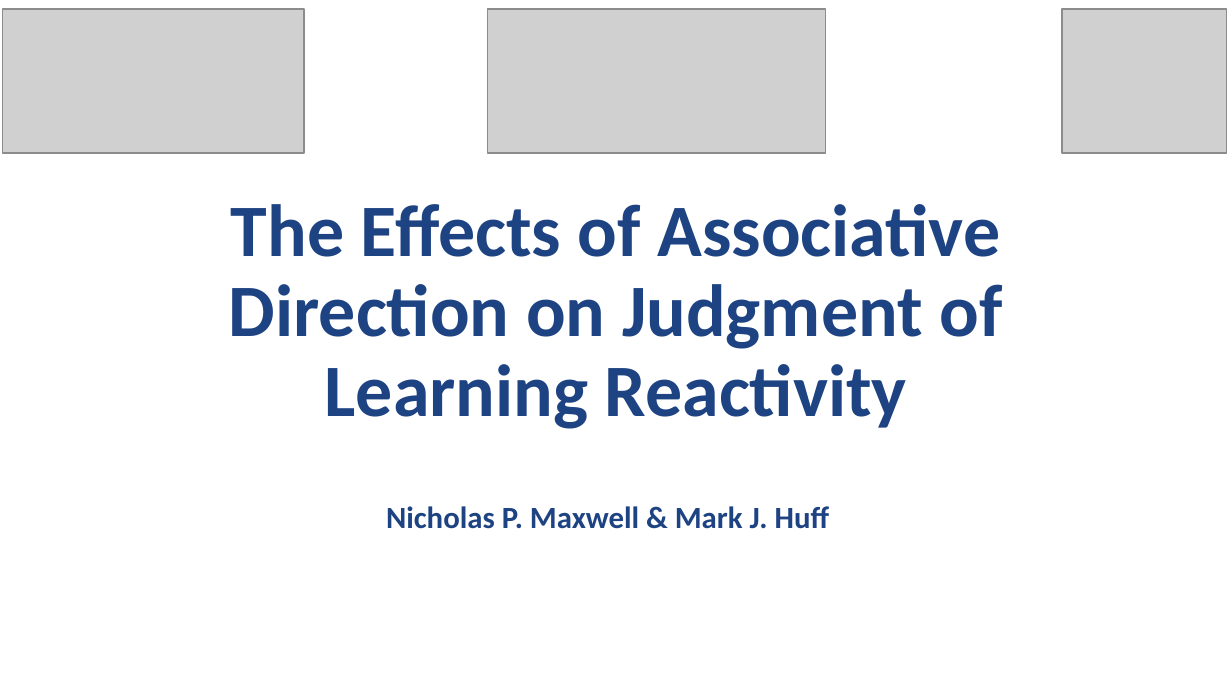
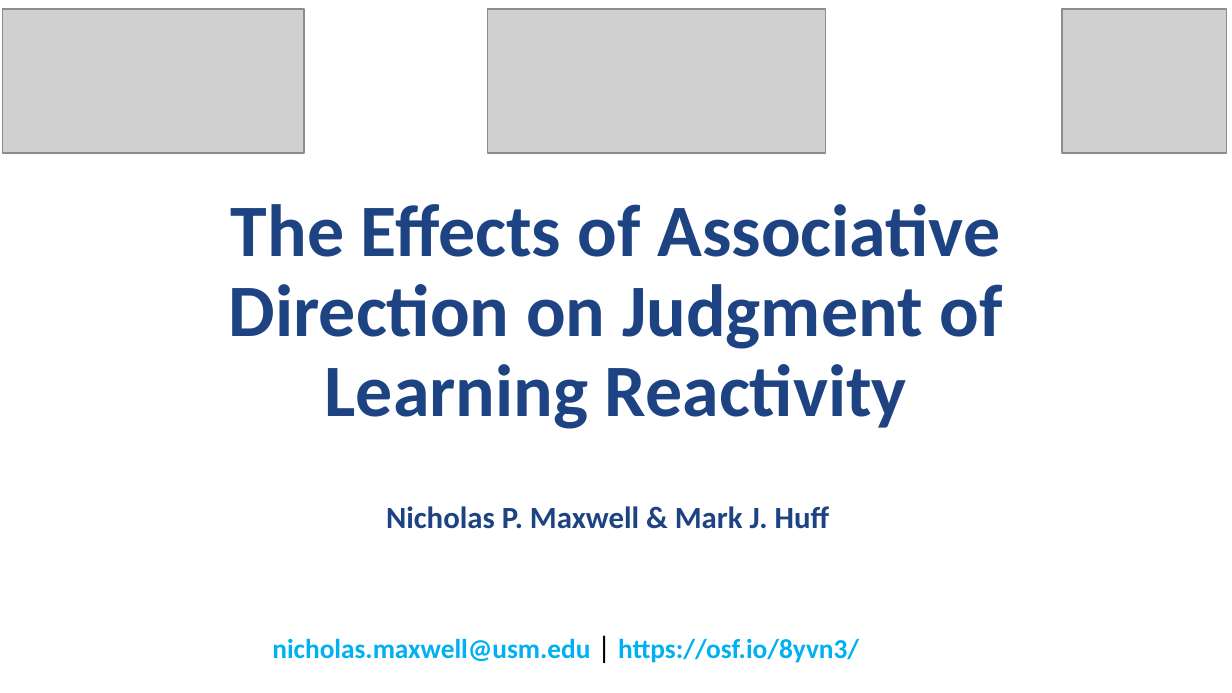
Before and after one commit to npm27/JOL-Reactivity-1, a slide deck: slide 1 of 6 Presentations/JOL Reactivity.pptx. Drawn at 1232x693 pixels with LibreOffice and Linux fonts; fonts in the diff are those of the drawing; grey boxes stand for pictures. Boxes give left, top, right and bottom in pixels: in the first picture for what was removed or moved away, otherwise in the second. Text is boxed around its words. In the diff, an @@ line names an element or a change of style, - is before the commit and + after.

```diff
--- a/6 Presentations/JOL Reactivity.pptx
+++ b/6 Presentations/JOL Reactivity.pptx
@@ text added at bbox=[272, 638, 859, 663], 16 pt, text #00B0F0, bold @@
+nicholas.maxwell@usm.edu | https://osf.io/8yvn3/
```
Also in this commit, not shown: 2 other slides changed, 2 slides added, 3 slides removed.
